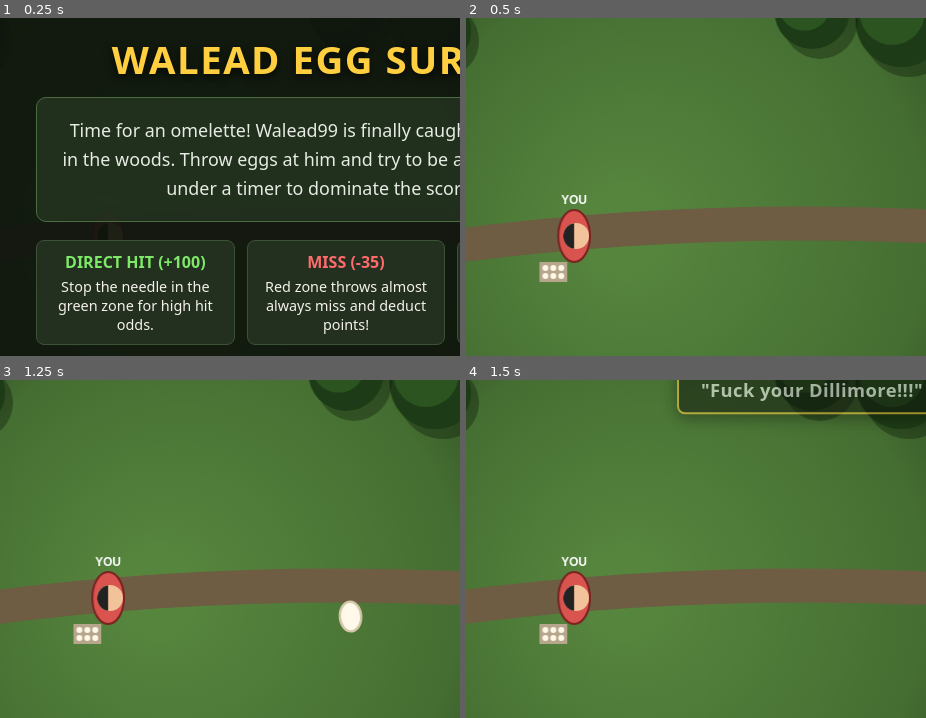
Above: before the commit, frames 1-4 (two rows, left to right).
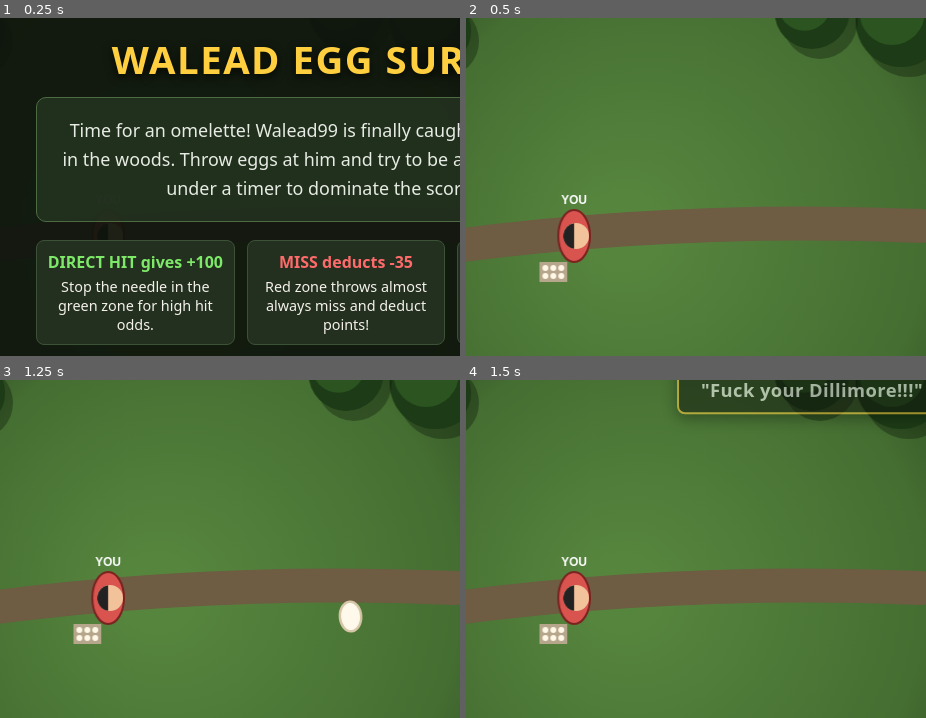
Above: after the commit, the same moments.

Repository: mixerwap-maker/waleadbrowsergame
Game: browser game, page walead_egg_surprise.html
The game is run twice, just before and just after one commit, with the same random seed, the same clock (stepped at 60 frames per second) and the same inputs.
Inputs:
- Up to frame 1 (0.25 s): no input
- Up to frame 2 (0.5 s): click "START THROWING EGGS" at 0.27 s
- Up to frame 3 (1.25 s): tap Space at 1.1 s
- Up to frame 4 (1.5 s): no input
The pictures show only the part of the screen within x 12-62%, y 18-68%; the shares and areas given below are measured in that part.

The runs differ from the first frame. In frame 1, 1.6% of the frame differs, in the area x 10-90%, y 70-76%; in frame 2, nothing differs; in frame 3, nothing differs; in frame 4, nothing differs.

Commit message:
Update walead_egg_surprise.html

Diff:
--- a/walead_egg_surprise.html
+++ b/walead_egg_surprise.html
@@ -378,11 +378,11 @@
       </div>
       <div class="rules-grid">
         <div class="rule-card">
-          <strong>DIRECT HIT (+100)</strong>
+          <strong>DIRECT HIT gives +100</strong>
           Stop the needle in the green zone for high hit odds.
         </div>
         <div class="rule-card penalty">
-          <strong>MISS (-35)</strong>
+          <strong>MISS deducts -35</strong>
           Red zone throws almost always miss and deduct points!
         </div>
         <div class="rule-card idle">
